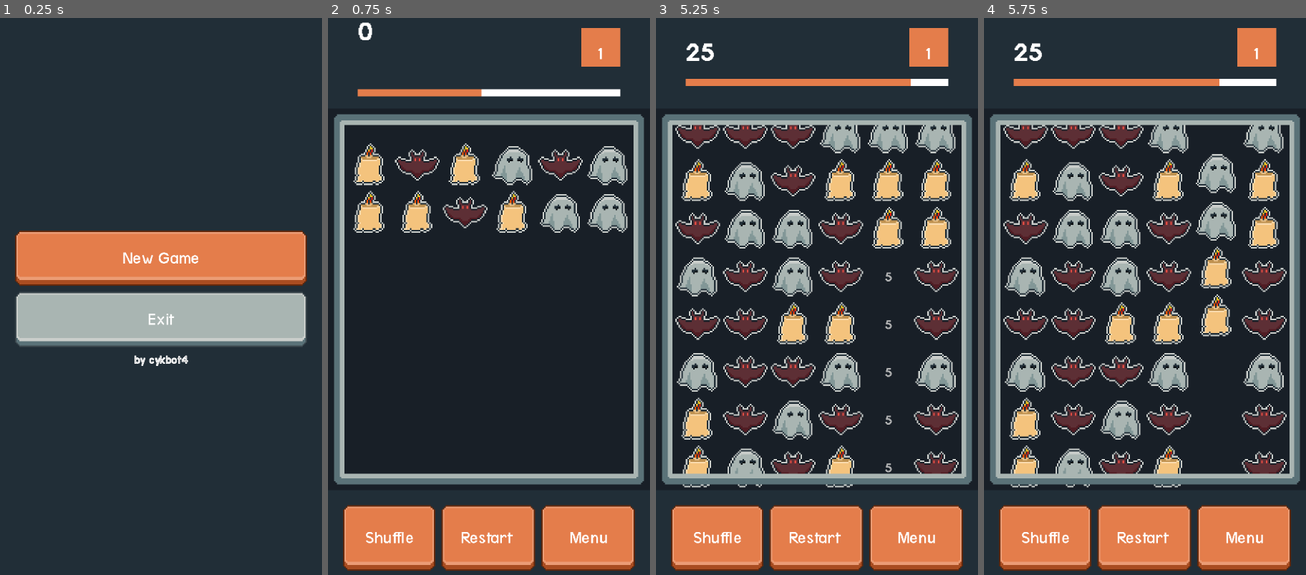
Above: before the commit, frames 1-4 (left to right).
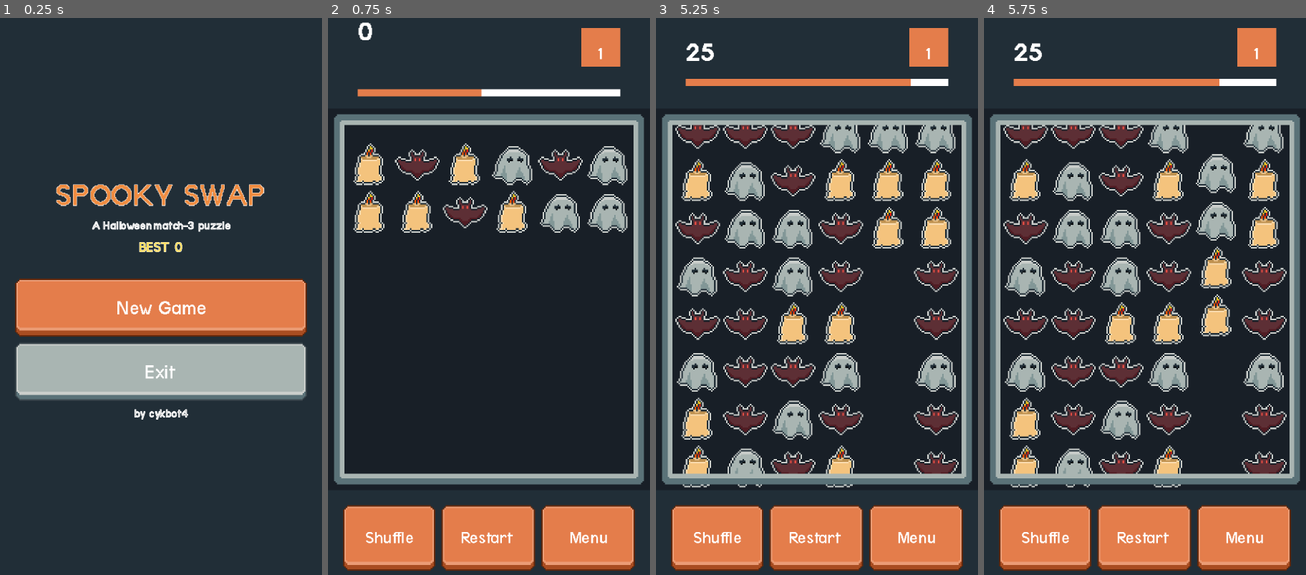
Above: after the commit, the same moments.

Repository: cykgames/004-match3
Game: Godot game, scene res://scenes/main.tscn
The game is run twice, just before and just after one commit, with the same random seed, the same clock (stepped at 60 frames per second) and the same inputs. Sound files missing from this copy of the repository are replaced by a short silence.
Inputs:
- Up to frame 1 (0.25 s): no input
- Up to frame 2 (0.75 s): click "New Game" at 0.5 s
- Up to frame 3 (5.25 s): click "Menu" at 1.25 s; click "New Game" at 2 s; click "Restart" at 2.75 s; click "Restart" at 3.5 s; click "Restart" at 4.25 s
- Up to frame 4 (5.75 s): no input

The runs differ from the first frame. In frame 1, 29% of the frame differs, in the area x 4-96%, y 29-73%; in frame 2, less than 0.1%; in frame 3, 0.1%; in frame 4, less than 0.1%.

Commit message:
feat(title): brand the title screen, drop confusing board score popups
- title: SPOOKY SWAP + tagline + best score, buttons 195px tall on device
- best score persisted via user://spooky_swap_best.cfg
- removed per-piece floating score popups: the multiplier digit (e.g. "8") lingered on
  emptied cells and read as a stray number; score feedback now lives in the HUD
- tools/probe_board: asserts every cell has a sprite and no digit labels appear

Diff:
--- a/scenes/main.tscn
+++ b/scenes/main.tscn
@@ -45,13 +45,43 @@
 layout_mode = 2
 alignment = 1
 
+[node name="Title" type="Label" parent="MainMenuUI/Background/MarginContainer/HBoxContainer"]
+layout_mode = 2
+theme_override_colors/font_color = Color(0.94, 0.55, 0.25, 1)
+theme_override_font_sizes/font_size = 22
+text = "SPOOKY SWAP"
+horizontal_alignment = 1
+
+[node name="Subtitle" type="Label" parent="MainMenuUI/Background/MarginContainer/HBoxContainer"]
+layout_mode = 2
+theme_override_colors/font_color = Color(1, 1, 1, 0.7)
+theme_override_font_sizes/font_size = 8
+text = "A Halloween match-3 puzzle"
+horizontal_alignment = 1
+
+[node name="BestScore" type="Label" parent="MainMenuUI/Background/MarginContainer/HBoxContainer"]
+layout_mode = 2
+theme_override_colors/font_color = Color(1, 0.85, 0.3, 1)
+theme_override_font_sizes/font_size = 10
+text = "BEST 0"
+horizontal_alignment = 1
+
+[node name="Gap" type="Control" parent="MainMenuUI/Background/MarginContainer/HBoxContainer"]
+custom_minimum_size = Vector2(0, 8)
+layout_mode = 2
+mouse_filter = 2
+
 [node name="NewGame" type="Button" parent="MainMenuUI/Background/MarginContainer/HBoxContainer"]
+custom_minimum_size = Vector2(0, 30)
 layout_mode = 2
+theme_override_font_sizes/font_size = 14
 text = "New Game"
 
 [node name="Exit" type="Button" parent="MainMenuUI/Background/MarginContainer/HBoxContainer"]
+custom_minimum_size = Vector2(0, 30)
 layout_mode = 2
 theme = ExtResource("4_s0w80")
+theme_override_font_sizes/font_size = 14
 text = "Exit"
 
 [node name="Author" type="Label" parent="MainMenuUI/Background/MarginContainer/HBoxContainer"]
--- a/scripts/main.gd
+++ b/scripts/main.gd
@@ -9,6 +9,11 @@
 @onready var ui_menu = $MainMenuUI
 var ui_game = null
 var ui_game_over = null
+
+# Best-score persistence for the title screen (branding pass). Lives in
+# user:// so it survives restarts; no gameplay values are touched.
+const BEST_SCORE_FILE := "user://spooky_swap_best.cfg"
+var _best_score := 0
 
 func _ready():
     # Desktop convenience only; on phones the window IS the screen.
@@ -23,8 +28,14 @@
     # centered on the origin. Size them against the viewport instead.
     get_viewport().size_changed.connect(_refit_ui)
     _fit_ui(ui_menu)
+    _best_score = _load_best_score()
+    _refresh_best_label()
 
 func on_game_over(score):
+    if int(score) > _best_score:
+        _best_score = int(score)
+        _save_best_score()
+    _refresh_best_label()
     _clear_ui_game_over()
     ui_game_over = UiGameOverPrefab.instantiate()
     ui_game_over.init(score)
@@ -67,6 +78,7 @@
 func back_to_menu():
     _clear_ui_game()
     _clear_ui_game_over()
+    _refresh_best_label()
 
 # The game / game-over screens can free themselves (game_over signal,
 # "Main Menu" button), so references may be freed instances: always guard
@@ -95,3 +107,19 @@
         _clear_ui_game()
     else:
         get_tree().quit()
+
+func _load_best_score() -> int:
+    var cfg := ConfigFile.new()
+    if cfg.load(BEST_SCORE_FILE) != OK:
+        return 0
+    return int(cfg.get_value("score", "best", 0))
+
+func _save_best_score() -> void:
+    var cfg := ConfigFile.new()
+    cfg.set_value("score", "best", _best_score)
+    cfg.save(BEST_SCORE_FILE)
+
+func _refresh_best_label() -> void:
+    var lbl := get_node_or_null("MainMenuUI/Background/MarginContainer/HBoxContainer/BestScore") as Label
+    if lbl != null:
+        lbl.text = "BEST %d" % _best_score
--- a/scripts/piece_group_tweener.gd
+++ b/scripts/piece_group_tweener.gd
@@ -8,8 +8,9 @@
 
 signal animate_score_finished
 signal animate_position_finished
-const ScoreLabelPrefab = preload("res://scenes/floating_score_label.tscn")
+const ScoreSound = preload("res://assets/audio/score.mp3")
 const SCORE_DURATION_SEC = 0.1
+const MAX_COMBO_PITCH = 5
 const POSITION_DURATION_SEC = 0.1
 var _active_count = 0
 
@@ -24,15 +25,26 @@
         t.tween_property(p, "scale", Vector2(0, 0), SCORE_DURATION_SEC)
         _active_count += 1
         t.connect("finished", func():
-            var score = p.on_score(multiplier)
-            var score_label = ScoreLabelPrefab.instantiate()
-            score_label.init(score, combo)
-            score_label.global_position = p.global_position
-            get_tree().get_root().add_child(score_label)
+            p.on_score(multiplier)
+            _play_score_sound(combo)
             await get_tree().create_timer(0.3).timeout
             _active_count -= 1
             if _active_count == 0: animate_score_finished.emit()
         )
+
+## Score blip without the old per-piece numeric popup: that popup lingered
+## over cleared cells mid-cascade and read as a broken gray tile (a digit
+## where piece art should be). The HUD score is the only numeric readout.
+func _play_score_sound(combo: int) -> void:
+    if AudioServer.get_driver_name() == "Dummy":
+        return
+    var player := AudioStreamPlayer.new()
+    player.stream = ScoreSound
+    player.volume_db = -7.0
+    player.pitch_scale = 1 + mini(combo, MAX_COMBO_PITCH) * 0.1
+    get_tree().get_root().add_child(player)
+    player.play()
+    player.finished.connect(player.queue_free)
 
 func animate_position(pieces: Array, len_x: int, spacement: int, sprite_size: int):
     if _active_count != 0: return
--- /dev/null
+++ b/tools/probe_board.gd
@@ -0,0 +1,76 @@
+extends SceneTree
+## Regression probe for the "gray digit instead of piece art" device report.
+## Runs the opening cascade to rest, then asserts:
+##   1. every board cell holds a piece with a non-null sprite texture,
+##   2. no numeric-only Label ever spawned at the root (the old floating
+##      score popup did exactly that, over cleared cells),
+##   3. no visible numeric-only Label overlaps the board rect at rest.
+## Run: godot --headless --path . --script tools/probe_board.gd
+
+var _numeric_root_labels := 0
+
+
+func _init() -> void:
+	call_deferred("_run")
+
+
+func _run() -> void:
+	root.child_entered_tree.connect(_on_root_child)
+	var game := (load("res://scenes/game.tscn") as PackedScene).instantiate()
+	root.add_child(game)
+	var grid: Node = game.get_node("CanvasGroup/Grid")
+
+	# Let the opening cascade settle (pieces refilled, actions unlocked).
+	var settled := false
+	for i in range(1200):
+		await process_frame
+		if not grid.action_locked and grid.pieces.all(func(p): return p != null):
+			settled = true
+			break
+	for i in range(30):
+		await process_frame
+
+	var failures: Array[String] = []
+	if not settled:
+		failures.append("cascade never settled")
+	var cells: int = grid.grid_size_x * grid.grid_size_y
+	if grid.pieces.size() != cells:
+		failures.append("piece count %d != %d" % [grid.pieces.size(), cells])
+	for p in grid.pieces:
+		if p == null or p.texture_rect.texture == null:
+			failures.append("cell without piece art: %s" % str(p))
+			break
+	if _numeric_root_labels > 0:
+		failures.append("numeric popup spawned at root: %d" % _numeric_root_labels)
+
+	var board := Rect2(grid.global_position - Vector2(16, 16),
+		Vector2(grid.grid_size_x * 32, grid.grid_size_y * 32))
+	var numeric_over_board := 0
+	for lbl in _labels(game):
+		if lbl.visible and lbl.text.is_valid_int() \
+				and board.intersects(lbl.get_global_rect()):
+			numeric_over_board += 1
+	if numeric_over_board > 0:
+		failures.append("numeric labels over board: %d" % numeric_over_board)
+
+	if failures.is_empty():
+		print("PROBE PASS: %d cells all textured, 0 numeric popups, 0 numeric labels over board" % cells)
+		quit(0)
+	else:
+		for f in failures:
+			printerr("PROBE FAIL: ", f)
+		quit(1)
+
+
+func _on_root_child(n: Node) -> void:
+	if n is Label and n.text.is_valid_int():
+		_numeric_root_labels += 1
+
+
+func _labels(n: Node) -> Array:
+	var out: Array = []
+	if n is Label:
+		out.append(n)
+	for c in n.get_children():
+		out.append_array(_labels(c))
+	return out
Not shown, added: tools/probe_board.gd.uid
